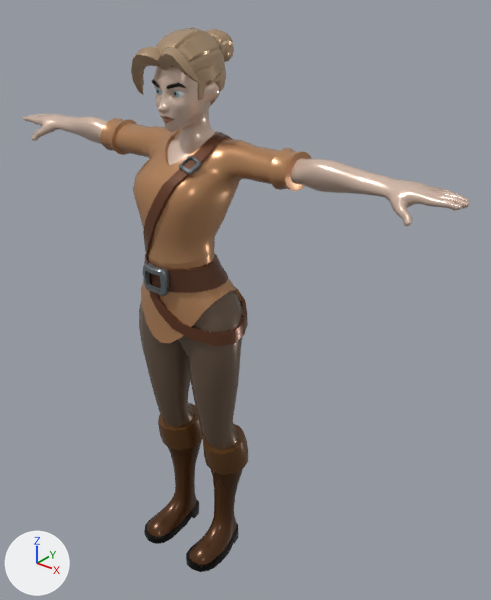
The glTF model public/avatar/models/base/sm_female_base_body.glb, before and after one commit.
Both versions are drawn from a 50 mm camera at (1.443, -1.505, 2.035) aimed at (0.118, 0.151, 1.009). Arrows for +X, +Y and +Z are at lower left; the lights stay in place. The picture after the commit comes second. Where no turn or scale is listed for an object, it has been applied to the vertices.

The first picture shows 'SM_Female_Base_Arms', 'SM_Female_Base_Body', 'SM_Female_Base_Boots', 'SM_Female_Base_Legs', 'SM_Female_Body_Face_01', 'SM_Female_Hair_01'.
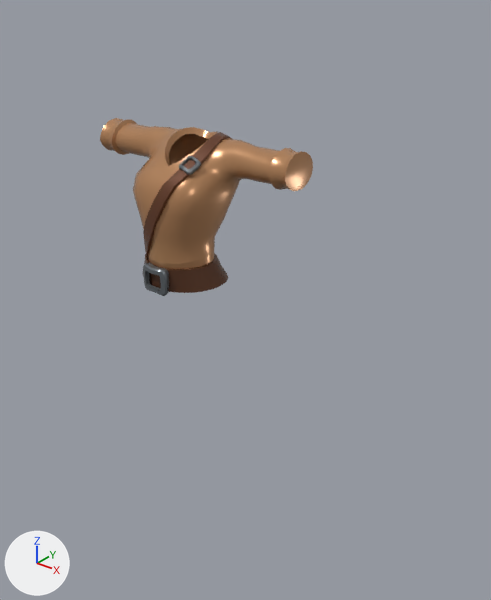
Boxes (x1, y1, x2, y2) around the edits, measured in the pictures (491 x 600 px):
'SM_Female_Base_Legs', no longer drawn (brown)
    before: (139, 278, 248, 450)
'SM_Female_Base_Boots', no longer drawn (brown)
    before: (144, 403, 248, 572)
'SM_Female_Base_Arms', no longer drawn
    before: (23, 113, 470, 226)
'SM_Female_Hair_01', no longer drawn (brown)
    before: (131, 27, 234, 105)
'SM_Female_Body_Face_01', no longer drawn (brown)
    before: (152, 66, 219, 165)
    faces in mat_m_skin: (154, 66, 219, 165)

What changed in the scene script:
```text
Change ob_sm_female_base_arms:
    ob_sm_female_base_arms: bpy.data.objects.new('SM_Female_Base_Arms', me_sm_female_base_arms) -> bpy.data.objects.new('SM_Female_Base_Arms', None)
Change ob_sm_female_base_boots:
    ob_sm_female_base_boots: bpy.data.objects.new('SM_Female_Base_Boots', me_sm_female_base_boots) -> bpy.data.objects.new('SM_Female_Base_Boots', None)
Change ob_sm_female_base_legs:
    ob_sm_female_base_legs: bpy.data.objects.new('SM_Female_Base_Legs', me_sm_female_base_legs) -> bpy.data.objects.new('SM_Female_Base_Legs', None)
Change ob_sm_female_body_face_01:
    ob_sm_female_body_face_01: bpy.data.objects.new('SM_Female_Body_Face_01', me_sm_female_body_face_01) -> bpy.data.objects.new('SM_Female_Body_Face_01', None)
Change ob_sm_female_hair_01:
    ob_sm_female_hair_01: bpy.data.objects.new('SM_Female_Hair_01', me_sm_female_hair_01) -> bpy.data.objects.new('SM_Female_Hair_01', None)
```
